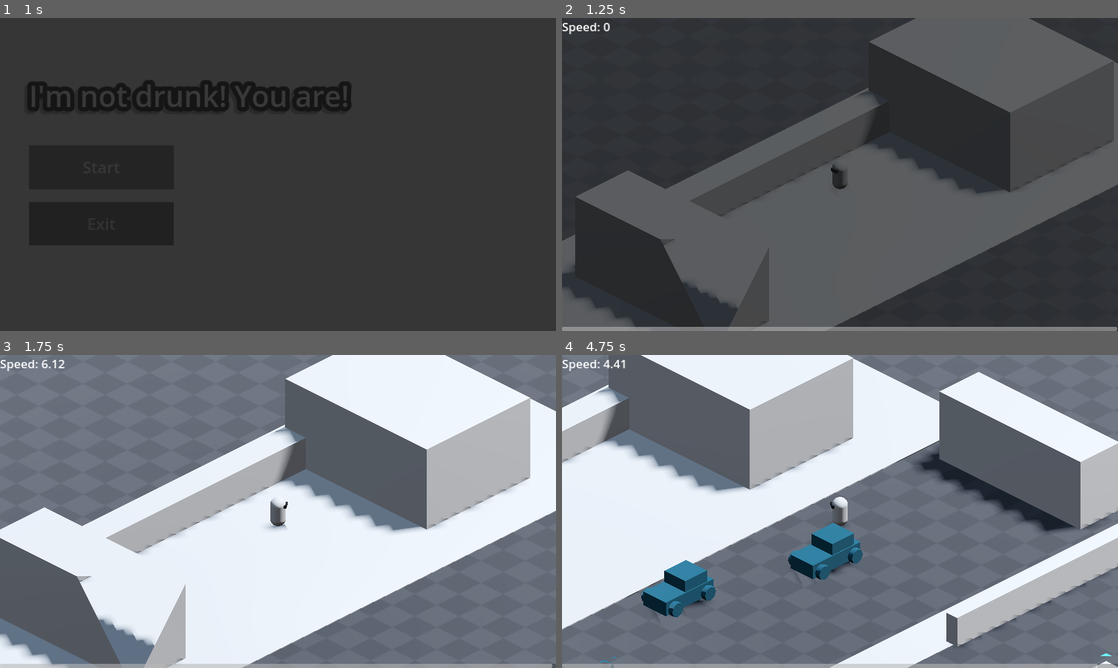
Above: before the commit, frames 1-4 (two rows, left to right).
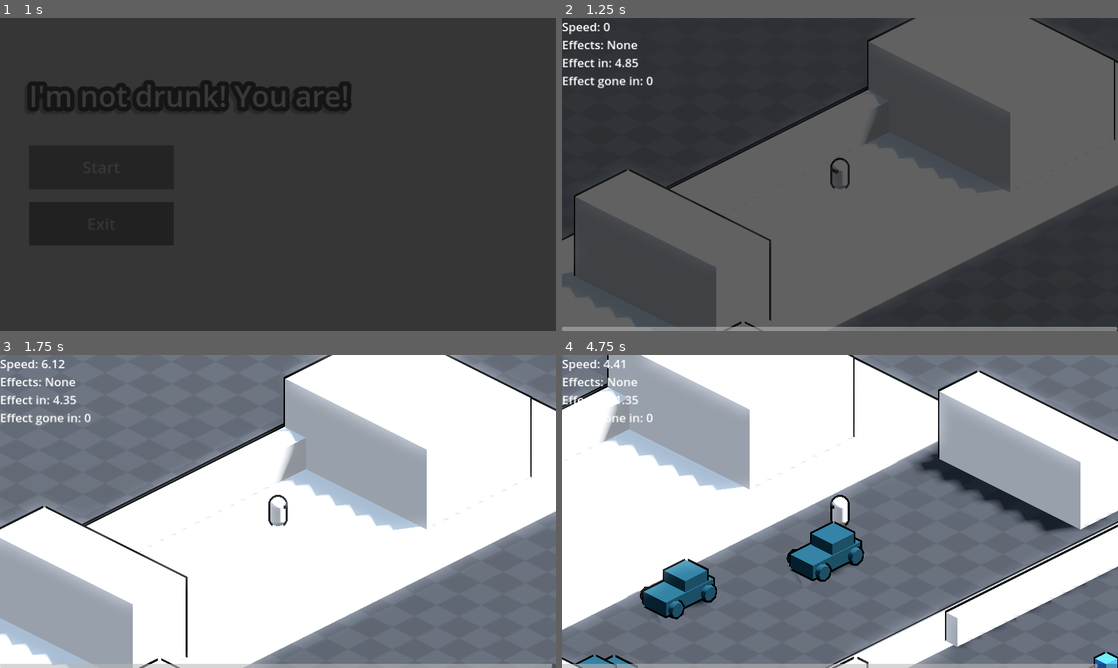
Above: after the commit, the same moments.

Repository: YordanosZt/brackeys-game-jam
Game: Godot game, scene res://UI/main_menu.tscn
Same seed, same stepped clock (60 frames per second), same inputs: the game is played once before the commit and once after it.
Inputs (mouse positions are in pixels of both pictures, inside the frame that each line leads up to):
- Up to frame 1 (1 s): click "Start" at 0.5 s
- Up to frame 2 (1.25 s): no input
- Up to frame 3 (1.75 s): tap Enter at 1.25 s; move the mouse to (400, 495) at 1.27 s; hold D (right) from 1.28 s (still down); tap Backspace at 1.35 s; click (400, 495) at 1.42 s
- Up to frame 4 (4.75 s): release D (right) at 2 s; drag from (728, 527) to (812, 574) at 2.02 s; move the mouse to (895, 442) at 2.77 s; hold D (right) 2.78-3.5 s; tap F at 2.85 s; drag from (812, 574) to (673, 464) at 3.52 s; move the mouse to (1006, 558) at 4.27 s; hold A (left) from 4.28 s (still down); tap Z at 4.35 s

Frame 1 is identical in both runs. In frame 2, 25% of the frame differs, in the area x 0-100%, y 1-100%; in frame 3, 28%, in the area x 0-100%, y 0-100%; in frame 4, 28%.

Commit message:
Add outline shader and fix camera clipping

Diff:
--- a/Entities/Obstacles/Car/car.tscn
+++ b/Entities/Obstacles/Car/car.tscn
@@ -1,7 +1,8 @@
-[gd_scene load_steps=6 format=3 uid="uid://ba4o2w5oylmo3"]
+[gd_scene load_steps=7 format=3 uid="uid://ba4o2w5oylmo3"]
 
 [ext_resource type="Script" path="res://Entities/Obstacles/Car/car.gd" id="1_r2w5c"]
 [ext_resource type="PackedScene" uid="uid://yclwoymomyov" path="res://Reusables/Triggers/hurt_box.tscn" id="2_c7vnr"]
+[ext_resource type="Material" uid="uid://bg8mb72pem86x" path="res://Shaders/perfect_outline.tres" id="2_gyhds"]
 [ext_resource type="PackedScene" uid="uid://bu3u3f2nxqptd" path="res://Reusables/Triggers/hit_box.tscn" id="3_w833u"]
 
 [sub_resource type="StandardMaterial3D" id="StandardMaterial3D_fsdkw"]
@@ -18,31 +19,37 @@
 [node name="CSGBox3D" type="CSGBox3D" parent="Visuals"]
 transform = Transform3D(1, 0, 0, 0, 1, 0, 0, 0, 1, 0, 1.37504, 0)
 material_override = SubResource("StandardMaterial3D_fsdkw")
+material_overlay = ExtResource("2_gyhds")
 size = Vector3(2.02734, 1, 4.29492)
 
 [node name="CSGBox3D2" type="CSGBox3D" parent="Visuals"]
 transform = Transform3D(1, 0, 0, 0, 1, 0, 0, 0, 1, 0, 2.18705, -0.657227)
 material_override = SubResource("StandardMaterial3D_fsdkw")
+material_overlay = ExtResource("2_gyhds")
 size = Vector3(1.88477, 1, 1.9707)
 
 [node name="CSGCylinder3D" type="CSGCylinder3D" parent="Visuals"]
 transform = Transform3D(-4.37114e-08, 1, 0, -1, -4.37114e-08, 0, 0, 0, 1, 1.09601, 1.20496, 1.45525)
 material_override = SubResource("StandardMaterial3D_fsdkw")
+material_overlay = ExtResource("2_gyhds")
 height = 0.601293
 
 [node name="CSGCylinder3D2" type="CSGCylinder3D" parent="Visuals"]
 transform = Transform3D(-4.37114e-08, 1, 0, -1, -4.37114e-08, 0, 0, 0, 1, 1.09601, 1.20496, -1.49239)
 material_override = SubResource("StandardMaterial3D_fsdkw")
+material_overlay = ExtResource("2_gyhds")
 height = 0.601293
 
 [node name="CSGCylinder3D3" type="CSGCylinder3D" parent="Visuals"]
 transform = Transform3D(-4.37114e-08, 1, 0, -1, -4.37114e-08, 0, 0, 0, 1, -1.13635, 1.20496, 1.45525)
 material_override = SubResource("StandardMaterial3D_fsdkw")
+material_overlay = ExtResource("2_gyhds")
 height = 0.601293
 
 [node name="CSGCylinder3D4" type="CSGCylinder3D" parent="Visuals"]
 transform = Transform3D(-4.37114e-08, 1, 0, -1, -4.37114e-08, 0, 0, 0, 1, -1.13635, 1.20496, -1.49239)
 material_override = SubResource("StandardMaterial3D_fsdkw")
+material_overlay = ExtResource("2_gyhds")
 height = 0.601293
 
 [node name="HurtBox" parent="." instance=ExtResource("2_c7vnr")]
--- a/Entities/Obstacles/Crowd/crowd.tscn
+++ b/Entities/Obstacles/Crowd/crowd.tscn
@@ -1,13 +1,16 @@
-[gd_scene load_steps=15 format=3 uid="uid://cv1htmqwp4c0"]
+[gd_scene load_steps=16 format=3 uid="uid://cv1htmqwp4c0"]
 
 [ext_resource type="Script" path="res://Entities/Obstacles/Crowd/crowd.gd" id="1_se4ye"]
+[ext_resource type="Material" uid="uid://bg8mb72pem86x" path="res://Shaders/perfect_outline.tres" id="2_q84r1"]
 
 [sub_resource type="StandardMaterial3D" id="StandardMaterial3D_8weqj"]
+next_pass = ExtResource("2_q84r1")
 albedo_color = Color(0.24, 0.582, 1, 1)
 
 [sub_resource type="CapsuleMesh" id="CapsuleMesh_g5mca"]
 
 [sub_resource type="StandardMaterial3D" id="StandardMaterial3D_oatbf"]
+next_pass = ExtResource("2_q84r1")
 albedo_color = Color(0, 0.839085, 0.241516, 1)
 
 [sub_resource type="CapsuleMesh" id="CapsuleMesh_fqogt"]
@@ -15,27 +18,32 @@
 height = 1.81
 
 [sub_resource type="StandardMaterial3D" id="StandardMaterial3D_0on3b"]
+next_pass = ExtResource("2_q84r1")
 albedo_color = Color(0.62, 0.24, 1, 1)
 
 [sub_resource type="StandardMaterial3D" id="StandardMaterial3D_5g5p3"]
+next_pass = ExtResource("2_q84r1")
 albedo_color = Color(0.867669, 0.639922, 0.480239, 1)
 
 [sub_resource type="CapsuleMesh" id="CapsuleMesh_cbmnq"]
 height = 2.2
 
 [sub_resource type="StandardMaterial3D" id="StandardMaterial3D_2e7lx"]
+next_pass = ExtResource("2_q84r1")
 albedo_color = Color(0.245734, 0.106922, 8.42288e-08, 1)
 
 [sub_resource type="CapsuleMesh" id="CapsuleMesh_rbud4"]
 height = 1.5
 
 [sub_resource type="StandardMaterial3D" id="StandardMaterial3D_4c0qk"]
+next_pass = ExtResource("2_q84r1")
 albedo_color = Color(1, 0.24, 0.24, 1)
 
 [sub_resource type="CapsuleMesh" id="CapsuleMesh_m41q8"]
 height = 1.8
 
 [sub_resource type="StandardMaterial3D" id="StandardMaterial3D_hgwk3"]
+next_pass = ExtResource("2_q84r1")
 albedo_color = Color(0.408164, 0.778423, 0.66026, 1)
 
 [sub_resource type="BoxShape3D" id="BoxShape3D_vti46"]
--- a/Entities/Obstacles/Dog/dog.tscn
+++ b/Entities/Obstacles/Dog/dog.tscn
@@ -1,12 +1,15 @@
-[gd_scene load_steps=6 format=3 uid="uid://lkuvduowuktr"]
+[gd_scene load_steps=7 format=3 uid="uid://lkuvduowuktr"]
 
 [ext_resource type="Script" path="res://Entities/Obstacles/Dog/dog.gd" id="1_1ad6q"]
+[ext_resource type="Material" uid="uid://bg8mb72pem86x" path="res://Shaders/perfect_outline.tres" id="2_fn8nx"]
 [ext_resource type="PackedScene" uid="uid://bu3u3f2nxqptd" path="res://Reusables/Triggers/hit_box.tscn" id="2_xh35s"]
 
 [sub_resource type="StandardMaterial3D" id="StandardMaterial3D_c0q38"]
+next_pass = ExtResource("2_fn8nx")
 albedo_color = Color(0.360034, 0.0272498, 0.198835, 1)
 
 [sub_resource type="StandardMaterial3D" id="StandardMaterial3D_1bc24"]
+next_pass = ExtResource("2_fn8nx")
 albedo_color = Color(0.941809, 0.308305, 0.594328, 1)
 
 [sub_resource type="BoxShape3D" id="BoxShape3D_xmepy"]
--- a/Entities/Obstacles/Puddle/slippery_puddle.tscn
+++ b/Entities/Obstacles/Puddle/slippery_puddle.tscn
@@ -1,9 +1,12 @@
-[gd_scene load_steps=3 format=3 uid="uid://ch6teikhi35gc"]
+[gd_scene load_steps=4 format=3 uid="uid://ch6teikhi35gc"]
+
+[ext_resource type="Material" uid="uid://bg8mb72pem86x" path="res://Shaders/perfect_outline.tres" id="1_32866"]
 
 [sub_resource type="BoxShape3D" id="BoxShape3D_8g1cd"]
 size = Vector3(10, 0.297, 10)
 
 [sub_resource type="StandardMaterial3D" id="StandardMaterial3D_l8ra1"]
+next_pass = ExtResource("1_32866")
 albedo_color = Color(0.29134, 0.431988, 0.459193, 1)
 
 [node name="SlipperyPuddle" type="Area3D"]
--- a/Entities/Player/player.gd
+++ b/Entities/Player/player.gd
@@ -7,7 +7,7 @@
 var random_effects_count: int = 3
 var rand_effect_idx: int = 0
 var has_effect: bool = false
-var allow_effect: bool = false
+var allow_effect: bool = true
 
 var input_dir: Vector2
 var direction: Vector2
--- a/Entities/Player/player.tscn
+++ b/Entities/Player/player.tscn
@@ -1,11 +1,15 @@
-[gd_scene load_steps=7 format=3 uid="uid://lucm30hvu5ua"]
+[gd_scene load_steps=9 format=3 uid="uid://lucm30hvu5ua"]
 
 [ext_resource type="Script" path="res://Entities/Player/player.gd" id="1_5246q"]
+[ext_resource type="Material" uid="uid://bg8mb72pem86x" path="res://Shaders/perfect_outline.tres" id="2_l1cfr"]
 
 [sub_resource type="CapsuleShape3D" id="CapsuleShape3D_sygap"]
 
 [sub_resource type="SphereShape3D" id="SphereShape3D_nqd43"]
 radius = 3.0
+
+[sub_resource type="StandardMaterial3D" id="StandardMaterial3D_5m0ka"]
+next_pass = ExtResource("2_l1cfr")
 
 [sub_resource type="CapsuleMesh" id="CapsuleMesh_ui2dn"]
 
@@ -27,7 +31,7 @@
 transform = Transform3D(0.707107, -0.353553, 0.612372, 0, 0.866026, 0.5, -0.707107, -0.353553, 0.612372, 0, 1, 0)
 
 [node name="Camera3D" type="Camera3D" parent="CameraPivot"]
-transform = Transform3D(1, 0, 0, 0, 1, 0, 0, 0, 1, 0, 0, 17)
+transform = Transform3D(1, 0, 0, 0, 1, 0, 0, 0, 1, 0, 0, 50)
 projection = 1
 size = 20.0
 near = 0.001
@@ -50,6 +54,7 @@
 transform = Transform3D(1, 0, 0, 0, 1, 0, 0, 0, 1, 0, 1, 0)
 
 [node name="BodyMesh" type="MeshInstance3D" parent="RotatePivot/Visuals"]
+material_override = SubResource("StandardMaterial3D_5m0ka")
 mesh = SubResource("CapsuleMesh_ui2dn")
 skeleton = NodePath("../../..")
 
--- a/Reusables/Item/delivery_item.tscn
+++ b/Reusables/Item/delivery_item.tscn
@@ -1,10 +1,12 @@
-[gd_scene load_steps=5 format=3 uid="uid://brb6rjd4g0cng"]
+[gd_scene load_steps=6 format=3 uid="uid://brb6rjd4g0cng"]
 
 [ext_resource type="Script" path="res://Reusables/Item/delivery_item.gd" id="1_4kpwo"]
+[ext_resource type="Material" uid="uid://bg8mb72pem86x" path="res://Shaders/perfect_outline.tres" id="2_8fi3p"]
 
 [sub_resource type="BoxShape3D" id="BoxShape3D_txmds"]
 
 [sub_resource type="StandardMaterial3D" id="StandardMaterial3D_lw70g"]
+next_pass = ExtResource("2_8fi3p")
 albedo_color = Color(0.211765, 0.54902, 1, 1)
 
 [sub_resource type="BoxMesh" id="BoxMesh_0app8"]
--- a/Reusables/Spawner/spawner.tscn
+++ b/Reusables/Spawner/spawner.tscn
@@ -1,7 +1,11 @@
-[gd_scene load_steps=4 format=3 uid="uid://cqsr6amxf6wgr"]
+[gd_scene load_steps=6 format=3 uid="uid://cqsr6amxf6wgr"]
 
 [ext_resource type="Script" path="res://Reusables/Spawner/spawner.gd" id="1_64upg"]
 [ext_resource type="PackedScene" uid="uid://bu3u3f2nxqptd" path="res://Reusables/Triggers/hit_box.tscn" id="2_80ka3"]
+[ext_resource type="Material" uid="uid://bg8mb72pem86x" path="res://Shaders/perfect_outline.tres" id="2_eoj5x"]
+
+[sub_resource type="StandardMaterial3D" id="StandardMaterial3D_4w50p"]
+next_pass = ExtResource("2_eoj5x")
 
 [sub_resource type="BoxShape3D" id="BoxShape3D_udsox"]
 size = Vector3(12.679, 1, 1)
@@ -16,6 +20,8 @@
 
 [node name="CSGBox3D" type="CSGBox3D" parent="Point1"]
 transform = Transform3D(1, 0, 0, 0, 1, 0, 0, 0, 1, 0, 2.97076, 0)
+material_override = SubResource("StandardMaterial3D_4w50p")
+use_collision = true
 size = Vector3(12.7675, 5.01965, 3.5293)
 
 [node name="Point2" type="Marker3D" parent="."]
@@ -23,6 +29,8 @@
 
 [node name="CSGBox3D" type="CSGBox3D" parent="Point2"]
 transform = Transform3D(1, 0, 0, 0, 1, 0, 0, 0, 1, 0, 2.97076, 0)
+material_override = SubResource("StandardMaterial3D_4w50p")
+use_collision = true
 size = Vector3(12.7675, 5.01965, 3.5293)
 
 [node name="Timer" type="Timer" parent="."]
--- a/Reusables/Triggers/delivery_place.tscn
+++ b/Reusables/Triggers/delivery_place.tscn
@@ -1,11 +1,13 @@
-[gd_scene load_steps=5 format=3 uid="uid://cnu1ovuvexvsk"]
+[gd_scene load_steps=6 format=3 uid="uid://cnu1ovuvexvsk"]
 
 [ext_resource type="Script" path="res://Reusables/Triggers/delivery_place.gd" id="1_2llwx"]
+[ext_resource type="Material" uid="uid://bg8mb72pem86x" path="res://Shaders/perfect_outline.tres" id="2_p1msn"]
 
 [sub_resource type="BoxShape3D" id="BoxShape3D_26jye"]
 size = Vector3(2, 4, 0.5)
 
 [sub_resource type="StandardMaterial3D" id="StandardMaterial3D_3sbjn"]
+next_pass = ExtResource("2_p1msn")
 albedo_color = Color(0.133333, 0.133333, 0.133333, 1)
 
 [sub_resource type="BoxMesh" id="BoxMesh_pt8rt"]
--- a/Scenes/world.tscn
+++ b/Scenes/world.tscn
@@ -6,6 +6,7 @@
 [ext_resource type="Texture2D" uid="uid://yaffm40y2efa" path="res://Assets/Textures/Prototype/Orange/texture_06.png" id="3_lmven"]
 [ext_resource type="PackedScene" uid="uid://brb6rjd4g0cng" path="res://Reusables/Item/delivery_item.tscn" id="4_a2wja"]
 [ext_resource type="PackedScene" uid="uid://cnu1ovuvexvsk" path="res://Reusables/Triggers/delivery_place.tscn" id="5_jyu0a"]
+[ext_resource type="Material" uid="uid://bg8mb72pem86x" path="res://Shaders/perfect_outline.tres" id="5_lf8yg"]
 [ext_resource type="PackedScene" uid="uid://cv1htmqwp4c0" path="res://Entities/Obstacles/Crowd/crowd.tscn" id="7_v5sha"]
 [ext_resource type="PackedScene" uid="uid://cqsr6amxf6wgr" path="res://Reusables/Spawner/spawner.tscn" id="8_2xre1"]
 [ext_resource type="PackedScene" uid="uid://ba4o2w5oylmo3" path="res://Entities/Obstacles/Car/car.tscn" id="9_0q6y6"]
@@ -34,17 +35,24 @@
 size = Vector3(500, 1, 500)
 
 [sub_resource type="StandardMaterial3D" id="StandardMaterial3D_wajtr"]
+next_pass = ExtResource("5_lf8yg")
 albedo_texture = ExtResource("3_lmven")
 uv1_triplanar = true
 
 [sub_resource type="BoxShape3D" id="BoxShape3D_xmfgn"]
 size = Vector3(5, 5, 5)
 
+[sub_resource type="StandardMaterial3D" id="StandardMaterial3D_ar5f1"]
+next_pass = ExtResource("5_lf8yg")
+
 [sub_resource type="BoxMesh" id="BoxMesh_v3t6s"]
 size = Vector3(2, 0.5, 2)
 
 [sub_resource type="BoxShape3D" id="BoxShape3D_0w4su"]
 size = Vector3(2, 0.5, 2)
+
+[sub_resource type="StandardMaterial3D" id="StandardMaterial3D_1owo8"]
+next_pass = ExtResource("5_lf8yg")
 
 [sub_resource type="Animation" id="Animation_d5txk"]
 length = 0.001
@@ -191,6 +199,7 @@
 
 [node name="Table" type="MeshInstance3D" parent="Env"]
 transform = Transform3D(1, 0, 0, 0, 1, 0, 0, 0, 1, 31.9252, 0.756544, -9.38476)
+material_override = SubResource("StandardMaterial3D_ar5f1")
 mesh = SubResource("BoxMesh_v3t6s")
 skeleton = NodePath("../..")
 
@@ -201,6 +210,7 @@
 
 [node name="Table2" type="MeshInstance3D" parent="Env"]
 transform = Transform3D(1, 0, 0, 0, 1, 0, 0, 0, 1, 81.3765, 0.756544, 1.07967)
+material_override = SubResource("StandardMaterial3D_ar5f1")
 mesh = SubResource("BoxMesh_v3t6s")
 skeleton = NodePath("../..")
 
@@ -211,6 +221,7 @@
 
 [node name="Table3" type="MeshInstance3D" parent="Env"]
 transform = Transform3D(1, 0, 0, 0, 1, 0, 0, 0, 1, 34.0099, 0.756542, 50.8394)
+material_override = SubResource("StandardMaterial3D_ar5f1")
 mesh = SubResource("BoxMesh_v3t6s")
 skeleton = NodePath("../..")
 
@@ -250,56 +261,67 @@
 
 [node name="CSGBox3D" type="CSGBox3D" parent="Env/Prototype"]
 transform = Transform3D(1, 0, 0, 0, 1, 0, 0, 0, 1, -7.10056, 0.0629883, -1.83557)
+material_override = SubResource("StandardMaterial3D_1owo8")
 use_collision = true
 size = Vector3(20, 1, 50)
 
 [node name="CSGBox3D2" type="CSGBox3D" parent="Env/Prototype"]
 transform = Transform3D(1, 0, 0, 0, 1, 0, 0, 0, 1, -7.60132, 2.98688, -14.9663)
+material_override = SubResource("StandardMaterial3D_1owo8")
 use_collision = true
 size = Vector3(12.792, 6.97375, 9.35107)
 
 [node name="CSGBox3D4" type="CSGBox3D" parent="Env/Prototype"]
 transform = Transform3D(1, 0, 0, 0, 1, 0, 0, 0, 1, -6.87345, 2.98688, 14.6068)
+material_override = SubResource("StandardMaterial3D_1owo8")
 use_collision = true
 size = Vector3(12.792, 6.97375, 4.77515)
 
 [node name="CSGBox3D3" type="CSGBox3D" parent="Env/Prototype"]
 transform = Transform3D(1, 0, 0, 0, 1, 0, 0, 0, 1, -13.104, 1.19, 2.31244)
+material_override = SubResource("StandardMaterial3D_1owo8")
 use_collision = true
 size = Vector3(1.94751, 3.38, 25.3624)
 
 [node name="CSGBox3D5" type="CSGBox3D" parent="Env/Prototype"]
 transform = Transform3D(1, 0, 0, 0, 1, 0, 0, 0, 1, 20.174, 0.0145264, 21.6966)
+material_override = SubResource("StandardMaterial3D_1owo8")
 use_collision = true
 size = Vector3(3.51343, 1, 94.0938)
 
 [node name="CSGBox3D6" type="CSGBox3D" parent="Env/Prototype"]
 transform = Transform3D(1, 0, 0, 0, 1, 0, 0, 0, 1, 21.7982, 1.06274, 36.369)
+material_override = SubResource("StandardMaterial3D_1owo8")
 use_collision = true
 size = Vector3(1, 3.12549, 67.4353)
 
 [node name="CSGBox3D10" type="CSGBox3D" parent="Env/Prototype"]
 transform = Transform3D(1, 0, 0, 0, 1, 0, 0, 0, 1, 108.242, 1.06274, 8.854)
+material_override = SubResource("StandardMaterial3D_1owo8")
 use_collision = true
 size = Vector3(1, 3.12549, 67.4353)
 
 [node name="CSGBox3D11" type="CSGBox3D" parent="Env/Prototype"]
 transform = Transform3D(1, 0, 0, 0, 1, 0, 0, 0, 1, 108.242, 1.06274, 63.2804)
+material_override = SubResource("StandardMaterial3D_1owo8")
 use_collision = true
 size = Vector3(1, 3.12549, 12.9609)
 
 [node name="CSGBox3D8" type="CSGBox3D" parent="Env/Prototype"]
 transform = Transform3D(-4.37114e-08, 0, -1, 0, 1, 0, 1, 0, -4.37114e-08, 65.0493, 1.06274, 68.6113)
+material_override = SubResource("StandardMaterial3D_1owo8")
 use_collision = true
 size = Vector3(1, 3.12549, 88.2113)
 
 [node name="CSGBox3D9" type="CSGBox3D" parent="Env/Prototype"]
 transform = Transform3D(-4.37114e-08, 0, -1, 0, 1, 0, 1, 0, -4.37114e-08, 65.0493, 1.06274, -23.3744)
+material_override = SubResource("StandardMaterial3D_1owo8")
 use_collision = true
 size = Vector3(1, 3.12549, 88.2113)
 
 [node name="CSGBox3D7" type="CSGBox3D" parent="Env/Prototype"]
 transform = Transform3D(1, 0, 0, 0, 1, 0, 0, 0, 1, 21.7982, 1.06274, -14.9966)
+material_override = SubResource("StandardMaterial3D_1owo8")
 use_collision = true
 size = Vector3(1, 3.12549, 18.9087)
 
--- /dev/null
+++ b/Shaders/perfect_outline.tres
@@ -0,0 +1,9 @@
+[gd_resource type="ShaderMaterial" load_steps=2 format=3 uid="uid://bg8mb72pem86x"]
+
+[ext_resource type="Shader" path="res://Shaders/pixel_perfect_outline.gdshader" id="1_ak87q"]
+
+[resource]
+render_priority = 0
+shader = ExtResource("1_ak87q")
+shader_parameter/outline_color = Color(0, 0, 0, 1)
+shader_parameter/outline_width = 3.0
--- /dev/null
+++ b/Shaders/pixel_perfect_outline.gdshader
@@ -0,0 +1,23 @@
+shader_type spatial;
+render_mode cull_front, unshaded;
+
+uniform vec4 outline_color : source_color;
+uniform float outline_width = 1.0;
+
+void vertex() {
+	vec4 clip_position = PROJECTION_MATRIX * (MODELVIEW_MATRIX * vec4(VERTEX, 1.0));
+	vec3 clip_normal = mat3(PROJECTION_MATRIX) * (mat3(MODELVIEW_MATRIX) * NORMAL);
+
+	vec2 offset = normalize(clip_normal.xy) / VIEWPORT_SIZE * clip_position.w * outline_width * 2.0;
+
+	clip_position.xy += offset;
+
+	POSITION = clip_position;
+}
+
+void fragment() {
+	ALBEDO = outline_color.rgb;
+	if (outline_color.a < 1.0) {
+		ALPHA = outline_color.a;
+	}
+}
--- a/project.godot
+++ b/project.godot
@@ -65,8 +65,7 @@
 }
 restart={
 "deadzone": 0.5,
-"events": [Object(InputEventKey,"resource_local_to_scene":false,"resource_name":"","device":-1,"window_id":0,"alt_pressed":false,"shift_pressed":false,"ctrl_pressed":false,"meta_pressed":false,"pressed":false,"keycode":0,"physical_keycode":82,"key_label":0,"unicode":114,"location":0,"echo":false,"script":null)
-]
+"events": []
 }
 
 [layer_names]
Not shown: 1 places in Scenes/world.tscn that only renumber resources
